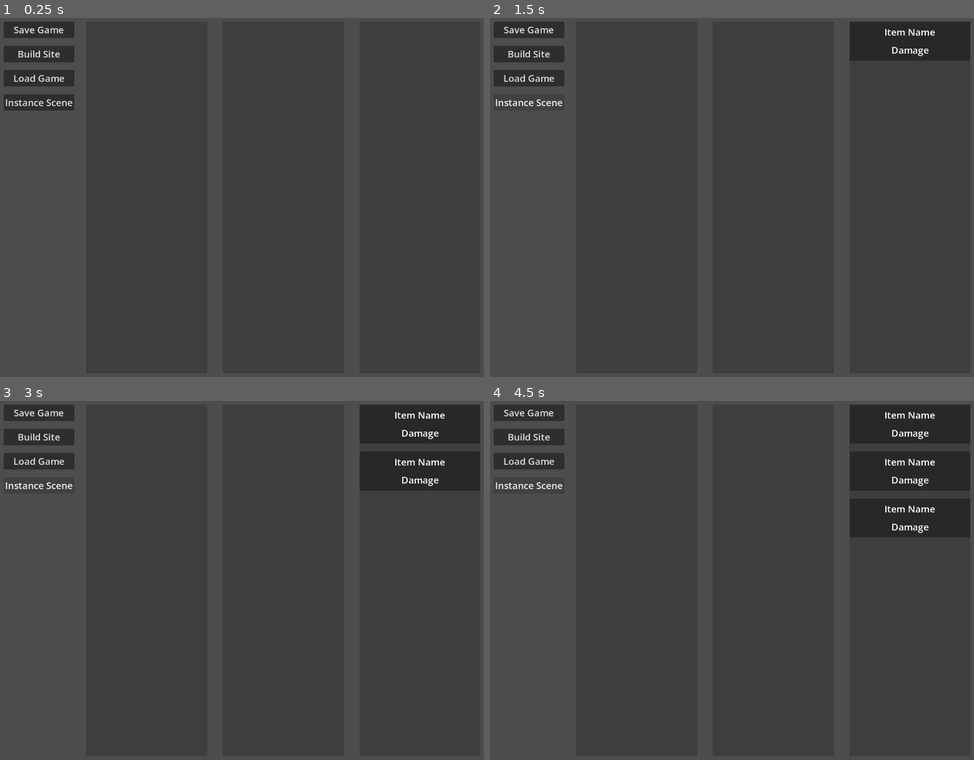
Above: before the commit, frames 1-4 (two rows, left to right).
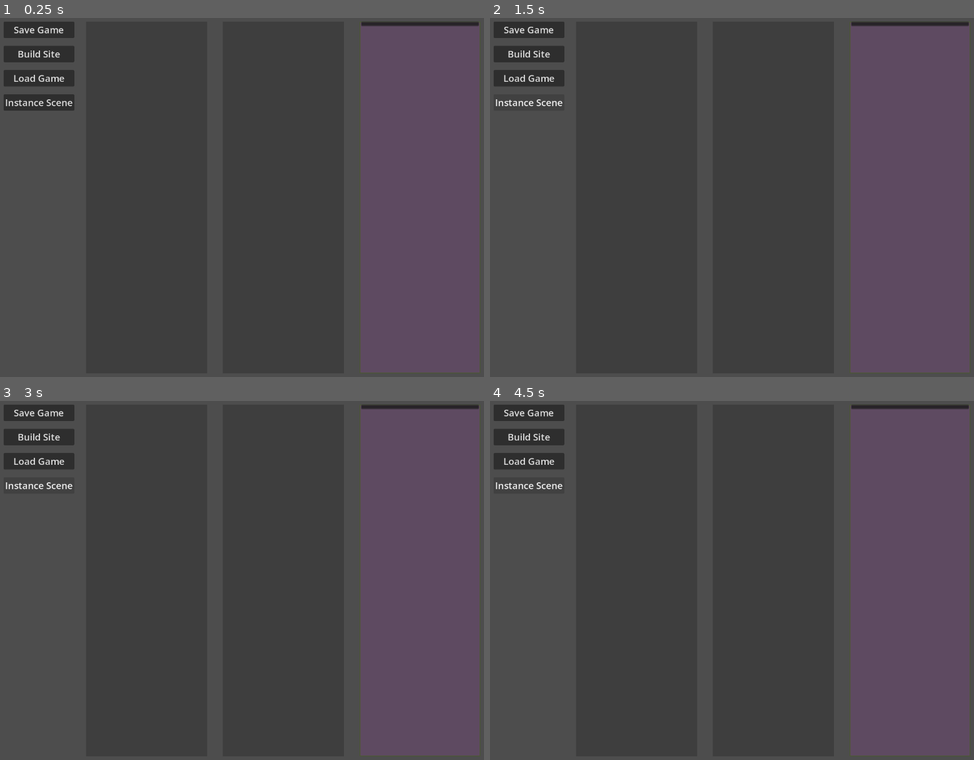
Above: after the commit, the same moments.

Repository: RavenInRain/Metro-Fomalhaut
Game: Godot game, scene res://World/Base_Scene.tscn
The game is run twice, just before and just after one commit, with the same random seed, the same clock (stepped at 60 frames per second) and the same inputs.
Inputs:
- Up to frame 1 (0.25 s): no input
- Up to frame 2 (1.5 s): click "Build Site" at 0.5 s; click "Instance Scene" at 1.25 s
- Up to frame 3 (3 s): click "Build Site" at 2 s; click "Instance Scene" at 2.75 s
- Up to frame 4 (4.5 s): click "Build Site" at 3.5 s; click "Instance Scene" at 4.25 s

The runs differ from the first frame. In frame 1, 24% of the frame differs, in the area x 74-100%, y 1-99%; in frame 2, 24%; in frame 3, 24%; in frame 4, 24%.
Error before the commit: Invalid assignment of property or key 'origin_path' with value of type 'String' on a base object of type 'RefCounted (SocketRuntime)'. (res://Game/Authoring/Au…

Commit message:
Continuing work on Visuals

Diff:
--- a/Game/Authoring/AuthoredContentBuilder.gd
+++ b/Game/Authoring/AuthoredContentBuilder.gd
@@ -50,17 +50,59 @@
 
 #-# SOCKETS
 
-static func build_socket(
-	socket_def: SocketDefinition,
-	origin_path: String
-) -> SocketRuntime:
-
+static func build_socket(socket_def: SocketDefinition, origin_path: String) -> SocketRuntime:
 	var socket := SocketRuntime.new()
 	socket.socket_key = socket_def.socket_key
 	socket.definition = socket_def
-	socket.origin_path = origin_path
+	socket.location_path = origin_path
 
-	build_item_entries_for_socket(socket, socket_def.item_entries)
+	for item_schema in socket_def.item_entries:
+		if item_schema == null:
+			push_error("Null ItemSocketschema at %s" % origin_path)
+			continue
+
+		if item_schema.schema_id == &"":
+			push_error("ItemSocketschema has empty schema_id at %s" % origin_path)
+			continue
+
+		if item_schema.item_key == &"":
+			push_error("ItemSocketschema has empty item_key at %s/%s" % [
+				origin_path,
+				item_schema.schema_id
+			])
+			continue
+
+		if item_schema.initial_state == null:
+			push_error("ItemSocketschema has no initial_state at %s/%s" % [
+				origin_path,
+				item_schema.schema_id
+			])
+			continue
+
+		var item_path := "%s/%s" % [
+			origin_path,
+			item_schema.schema_id
+		]
+
+		var item := ItemFactory.create_item_from_authored_schema(
+			item_schema.item_key,
+			item_schema.initial_state,
+			item_path
+		)
+
+		if item == null:
+			continue
+
+		# Only insert here if the item currently belongs in this socket.
+		# This prevents moved items from reappearing at their authored origin.
+		if item.save_state.current_location_path == socket.location_path:
+			var inserted := socket.insert_item(item)
+
+			if not inserted:
+				push_warning("Could not insert item %s into socket %s. Capacity may be full." % [
+					item.save_state.instance_id,
+					socket.location_path
+				])
 
 	return socket
 
--- a/Game/Authoring/AuthoredEntry.gd
+++ /dev/null
@@ -1,4 +0,0 @@
-extends Resource
-class_name AuthoredSchema
-
-@export var schema_id: String = ""
--- /dev/null
+++ b/Game/Containers/Visuals/ContainerView.gd
@@ -0,0 +1,17 @@
+extends Control
+class_name ContainerView
+
+@export var socket_view_scene: PackedScene
+@onready var socket_holder: Control = %SocketHolder
+
+var container: ContainerRuntime
+
+func bind(new_container: ContainerRuntime) -> void:
+	container = new_container
+
+	for socket_id in container.sockets:
+		var socket := container.sockets[socket_id]
+
+		var socket_view := socket_view_scene.instantiate()
+		socket_holder.add_child(socket_view)
+		socket_view.bind(socket)
--- /dev/null
+++ b/Game/Containers/Visuals/ContainerViewScene.tscn
@@ -0,0 +1,39 @@
+[gd_scene format=3 uid="uid://bnki7kg01obyk"]
+
+[ext_resource type="Script" uid="uid://dxskwyg4sdwxx" path="res://Game/Containers/Visuals/ContainerView.gd" id="1_mdtsv"]
+[ext_resource type="PackedScene" uid="uid://vdhona6bp121" path="res://Game/Sockets/Visuals/SocketViewScene.tscn" id="2_1fpef"]
+
+[sub_resource type="StyleBoxFlat" id="StyleBoxFlat_hfjs4"]
+bg_color = Color(0.3678931, 0.29092583, 0.3812727, 1)
+
+[node name="ContainerViewScene" type="Control" unique_id=1394685034]
+layout_mode = 3
+anchors_preset = 15
+anchor_right = 1.0
+anchor_bottom = 1.0
+grow_horizontal = 2
+grow_vertical = 2
+size_flags_horizontal = 3
+size_flags_vertical = 3
+script = ExtResource("1_mdtsv")
+socket_view_scene = ExtResource("2_1fpef")
+
+[node name="PanelContainer" type="PanelContainer" parent="." unique_id=2062463841]
+layout_mode = 1
+anchors_preset = 15
+anchor_right = 1.0
+anchor_bottom = 1.0
+grow_horizontal = 2
+grow_vertical = 2
+theme_override_styles/panel = SubResource("StyleBoxFlat_hfjs4")
+
+[node name="MarginContainer" type="MarginContainer" parent="PanelContainer" unique_id=105165146]
+layout_mode = 2
+theme_override_constants/margin_left = 2
+theme_override_constants/margin_top = 2
+theme_override_constants/margin_right = 2
+theme_override_constants/margin_bottom = 2
+
+[node name="SocketHolder" type="VBoxContainer" parent="PanelContainer/MarginContainer" unique_id=1044178685]
+unique_name_in_owner = true
+layout_mode = 2
--- /dev/null
+++ b/Game/Items/Definitions/Spear.tres
@@ -0,0 +1,10 @@
+[gd_resource type="Resource" script_class="ItemDefinition" format=3 uid="uid://40hkymfa2ixx"]
+
+[ext_resource type="Script" uid="uid://0mf6ey5qhaft" path="res://Game/Items/Definitions/ItemDefinition.gd" id="1_bmm76"]
+
+[resource]
+script = ExtResource("1_bmm76")
+item_key = &"spear"
+display_name = "Spear"
+damage = 8
+metadata/_custom_type_script = "uid://0mf6ey5qhaft"
--- a/Game/Items/Runtime/ItemTransferService.gd
+++ b/Game/Items/Runtime/ItemTransferService.gd
@@ -1,2 +1,23 @@
 extends RefCounted
 class_name ItemTransferService
+
+static func transfer_item(
+	item: ItemRuntime,
+	from_socket: SocketRuntime,
+	to_socket: SocketRuntime,
+	to_index: int = -1
+) -> bool:
+	if item == null:
+		return false
+
+	if not to_socket.can_accept_item(item):
+		return false
+
+	if not from_socket.remove_item(item):
+		return false
+
+	if not to_socket.insert_item(item, to_index):
+		from_socket.insert_item(item) # rollback
+		return false
+
+	return true
--- a/Game/Items/Visuals/ItemCard.tscn
+++ b/Game/Items/Visuals/ItemCard.tscn
@@ -28,7 +28,7 @@
 layout_mode = 2
 theme_override_constants/separation = 12
 
-[node name="ItemName" type="Label" parent="PanelContainer/MarginContainer/VBoxContainer" unique_id=974301035]
+[node name="ItemLabel" type="Label" parent="PanelContainer/MarginContainer/VBoxContainer" unique_id=974301035]
 unique_name_in_owner = true
 layout_mode = 2
 size_flags_vertical = 2
@@ -36,11 +36,10 @@
 text = "Item Name"
 horizontal_alignment = 1
 
-[node name="DamageLabel" type="Label" parent="PanelContainer/MarginContainer/VBoxContainer" unique_id=1760274335]
+[node name="DamageLabel" type="Label" parent="PanelContainer/MarginContainer/VBoxContainer" unique_id=895840226]
 unique_name_in_owner = true
 layout_mode = 2
-size_flags_vertical = 10
+size_flags_vertical = 2
 theme_override_font_sizes/font_size = 24
 text = "Damage"
 horizontal_alignment = 1
-vertical_alignment = 2
--- a/Game/Items/Visuals/ItemCardCore.gd
+++ /dev/null
@@ -1,24 +0,0 @@
-extends Control
-class_name ItemCardCore
-
-# TODO: Consider creating the item card visuals via RENDERING SERVER.
-# The idea is that I would make the layout inside a scene with Nodes,
-#  and when I am satisfied, I would strip it to the RenderingServer method.
-var rid = RenderingServer.canvas_item_create()
-var item: ItemRuntime
-
-@onready var name_label: Label = %ItemName
-@onready var damage_label: Label = %DamageLabel
-
-func setup(runtime_item: ItemRuntime) -> void:
-	item = runtime_item
-	refresh()
-
-func refresh() -> void:
-	if item == null:
-		name_label.text = "Empty"
-		damage_label.text = ""
-		return
-
-	name_label.text = item.display_name()
-	damage_label.text = "Damage: %d" % item.damage()
--- a/Game/Items/Visuals/ItemView.gd
+++ b/Game/Items/Visuals/ItemView.gd
@@ -5,20 +5,17 @@
 # The idea is that I would make the layout inside a scene with Nodes,
 #  and when I am satisfied, I would strip it to the RenderingServer method.
 #var rid = RenderingServer.canvas_item_create()
+
+@onready var name_label: Label = %NameLabel
+@onready var damage_label: Label = %DamageLabel
+
 var item: ItemRuntime
 
-@onready var name_label: Label = %ItemName
-@onready var damage_label: Label = %DamageLabel
-
-func setup(runtime_item: ItemRuntime) -> void:
-	item = runtime_item
+func bind(new_item: ItemRuntime) -> void:
+	item = new_item
 	refresh()
 
 func refresh() -> void:
-	if item == null:
-		name_label.text = "Empty"
-		damage_label.text = ""
-		return
-
-	name_label.text = item.display_name()
-	damage_label.text = "Damage: %d" % item.damage()
+	name_label.text = item.definition.display_name
+	damage_label.text = str(item.total_damage())
+	print("bound name ", name_label, " to ", item.definition.display_name)
--- /dev/null
+++ b/Game/Sites/Visuals/SiteView.gd
@@ -0,0 +1,20 @@
+extends Control
+class_name SiteView
+
+@export var container_view_scene: PackedScene
+@onready var container_holder: Control = %ContainerHolder
+
+var site: SiteRuntime
+
+func bind(new_site: SiteRuntime) -> void:
+	site = new_site
+	_clear()
+
+	for container in site.containers.values():
+		var container_view := container_view_scene.instantiate()
+		container_holder.add_child(container_view)
+		container_view.bind(container)
+
+func _clear() -> void:
+	for child in container_holder.get_children():
+		child.queue_free()
--- /dev/null
+++ b/Game/Sites/Visuals/SiteViewScene.tscn
@@ -0,0 +1,39 @@
+[gd_scene format=3 uid="uid://vvtv8vgvdlf8"]
+
+[ext_resource type="Script" uid="uid://1cdhmvv1ltud" path="res://Game/Sites/Visuals/SiteView.gd" id="1_xdiaq"]
+[ext_resource type="PackedScene" uid="uid://bnki7kg01obyk" path="res://Game/Containers/Visuals/ContainerViewScene.tscn" id="2_ou1c8"]
+
+[sub_resource type="StyleBoxFlat" id="StyleBoxFlat_hfjs4"]
+bg_color = Color(0.294287, 0.34456626, 0.19422492, 1)
+
+[node name="SiteViewScene" type="Control" unique_id=1394685034]
+layout_mode = 3
+anchors_preset = 15
+anchor_right = 1.0
+anchor_bottom = 1.0
+grow_horizontal = 2
+grow_vertical = 2
+script = ExtResource("1_xdiaq")
+container_view_scene = ExtResource("2_ou1c8")
+metadata/_edit_use_anchors_ = true
+
+[node name="PanelContainer" type="PanelContainer" parent="." unique_id=2062463841]
+layout_mode = 1
+anchors_preset = 15
+anchor_right = 1.0
+anchor_bottom = 1.0
+grow_horizontal = 2
+grow_vertical = 2
+theme_override_styles/panel = SubResource("StyleBoxFlat_hfjs4")
+metadata/_edit_use_anchors_ = true
+
+[node name="MarginContainer" type="MarginContainer" parent="PanelContainer" unique_id=105165146]
+layout_mode = 2
+theme_override_constants/margin_left = 2
+theme_override_constants/margin_top = 2
+theme_override_constants/margin_right = 2
+theme_override_constants/margin_bottom = 2
+
+[node name="ContainerHolder" type="VBoxContainer" parent="PanelContainer/MarginContainer" unique_id=1044178685]
+unique_name_in_owner = true
+layout_mode = 2
--- /dev/null
+++ b/Game/Sockets/Visuals/SocketView.gd
@@ -0,0 +1,35 @@
+extends Control
+
+@export var item_view_scene: PackedScene
+
+var socket: SocketRuntime
+var item_view: ItemView
+
+@onready var item_holder: Control = %ItemHolder
+
+func bind(new_socket: SocketRuntime) -> void:
+	socket = new_socket
+
+	socket.item_added.connect(_on_items_changed)
+	socket.item_removed.connect(_on_items_changed)
+	socket.items_reordered.connect(_on_items_reordered)
+
+	_refresh()
+
+func _on_items_changed(_socket: SocketRuntime, _item: ItemRuntime, _index: int) -> void:
+	_refresh()
+
+func _on_items_reordered(_socket: SocketRuntime) -> void:
+	_refresh()
+
+func _refresh() -> void:
+	for child in item_holder.get_children():
+		child.queue_free()
+
+	for item in socket.items:
+		var view : ItemView = item_view_scene.instantiate()
+		item_holder.add_child(view)
+		view.bind(item)
+
+func _on_item_changed(_socket: SocketRuntime, _item: ItemRuntime) -> void:
+	_refresh()
--- /dev/null
+++ b/Game/Sockets/Visuals/SocketViewScene.tscn
@@ -0,0 +1,37 @@
+[gd_scene format=3 uid="uid://vdhona6bp121"]
+
+[ext_resource type="Script" uid="uid://bkik4yp28uluv" path="res://Game/Sockets/Visuals/SocketView.gd" id="1_cno8m"]
+[ext_resource type="PackedScene" uid="uid://dpq88vdw6bnv" path="res://Game/Items/Visuals/ItemCard.tscn" id="2_btogy"]
+
+[node name="SocketViewScene" type="Control" unique_id=371079468]
+layout_mode = 3
+anchors_preset = 15
+anchor_right = 1.0
+anchor_bottom = 1.0
+grow_horizontal = 2
+grow_vertical = 2
+script = ExtResource("1_cno8m")
+item_view_scene = ExtResource("2_btogy")
+metadata/_edit_use_anchors_ = true
+
+[node name="PanelContainer" type="PanelContainer" parent="." unique_id=611222658]
+layout_mode = 1
+anchors_preset = 15
+anchor_right = 1.0
+anchor_bottom = 1.0
+grow_horizontal = 2
+grow_vertical = 2
+
+[node name="MarginContainer" type="MarginContainer" parent="PanelContainer" unique_id=1007802015]
+layout_mode = 2
+theme_override_constants/margin_left = 4
+theme_override_constants/margin_top = 4
+theme_override_constants/margin_right = 4
+theme_override_constants/margin_bottom = 4
+
+[node name="PanelContainer" type="PanelContainer" parent="PanelContainer/MarginContainer" unique_id=938913375]
+layout_mode = 2
+
+[node name="ItemHolder" type="VBoxContainer" parent="PanelContainer/MarginContainer/PanelContainer" unique_id=1169233628]
+unique_name_in_owner = true
+layout_mode = 2
--- a/World/Base_Scene.tscn
+++ b/World/Base_Scene.tscn
@@ -1,29 +1,15 @@
 [gd_scene format=3 uid="uid://cs111c7sf0l52"]
 
 [ext_resource type="Script" uid="uid://csbobtii4n2wn" path="res://World/World.gd" id="1_eajxy"]
+[ext_resource type="PackedScene" uid="uid://vvtv8vgvdlf8" path="res://Game/Sites/Visuals/SiteViewScene.tscn" id="2_2c32k"]
 [ext_resource type="Script" uid="uid://6s2j1mjyo82l" path="res://Game/UI/UI_Manager.gd" id="2_14dmw"]
-[ext_resource type="PackedScene" uid="uid://dpq88vdw6bnv" path="res://Game/Items/Visuals/ItemCard.tscn" id="4_2c32k"]
-
-[sub_resource type="GDScript" id="GDScript_14dmw"]
-script/source = "extends Control
-class_name InstanceTest
-
-@onready var ui: UIManager = %UI
-@export var item_view_scene: PackedScene
-
-func _ready() -> void:
-	ui.instance_requested.connect(instance_scene)
-
-func instance_scene() -> void:
-	var instanced = item_view_scene.instantiate()
-	%Spot_1.add_child(instanced)
-"
 
 [sub_resource type="StyleBoxFlat" id="StyleBoxFlat_eajxy"]
 bg_color = Color(0.24146843, 0.24146813, 0.24146819, 1)
 
 [node name="World" type="Node2D" unique_id=1964457153]
 script = ExtResource("1_eajxy")
+site_view_scene = ExtResource("2_2c32k")
 
 [node name="UI" type="CanvasLayer" parent="." unique_id=1505391724]
 unique_name_in_owner = true
@@ -80,8 +66,6 @@
 size_flags_horizontal = 3
 theme_override_constants/h_separation = 40
 columns = 3
-script = SubResource("GDScript_14dmw")
-item_view_scene = ExtResource("4_2c32k")
 
 [node name="Spot_3" type="PanelContainer" parent="UI/Containers/HBoxContainer/ContainerBody" unique_id=1319568341]
 unique_name_in_owner = true
@@ -98,16 +82,12 @@
 theme_override_styles/panel = SubResource("StyleBoxFlat_eajxy")
 
 [node name="C_Spot_1" type="PanelContainer" parent="UI/Containers/HBoxContainer/ContainerBody" unique_id=647177685]
+unique_name_in_owner = true
 layout_mode = 2
 size_flags_horizontal = 3
 size_flags_vertical = 3
 theme_override_styles/panel = SubResource("StyleBoxFlat_eajxy")
 
-[node name="Spot_1" type="VBoxContainer" parent="UI/Containers/HBoxContainer/ContainerBody/C_Spot_1" unique_id=434318173]
-unique_name_in_owner = true
-layout_mode = 2
-theme_override_constants/separation = 20
-
 [connection signal="pressed" from="UI/Containers/HBoxContainer/DEBUG/SaveGame" to="UI" method="_on_save_game"]
 [connection signal="pressed" from="UI/Containers/HBoxContainer/DEBUG/BuildSite_1" to="UI" method="_on_build_site"]
 [connection signal="pressed" from="UI/Containers/HBoxContainer/DEBUG/LoadGame" to="UI" method="_on_load_game"]
--- a/World/World.gd
+++ b/World/World.gd
@@ -1,13 +1,35 @@
 extends Node2D
 
 @onready var ui: UIManager = %UI
+@export var site_view_scene: PackedScene
+@onready var bodyview : Control =  %C_Spot_1
+
+var loaded_sites: Array[SiteRuntime] = []
 
 func _ready() -> void:
-	ui.build_site_requested.connect(build_site)
+	start_game()
+
+func start_game() -> void:
 	SaveLoadManager.load_game()
 
-func build_site() -> void:
-	var site_def: SiteDefinition = load("uid://br4iab62rnsso") as SiteDefinition
-	var site_runtime: SiteRuntime = AuthoredContentBuilder.build_site(site_def)
+	load_site("uid://br4iab62rnsso")
 
-	ContentDebug.debug_print_site(site_runtime)
+func load_site(site_uid: String) -> void:
+	var site_def := load(site_uid) as SiteDefinition
+
+	if site_def == null:
+		push_error("Failed to load SiteDefinition: %s" % site_uid)
+		return
+
+	var site_runtime := AuthoredContentBuilder.build_site(site_def)
+
+	loaded_sites.append(site_runtime)
+
+	create_site_view(site_runtime)
+
+func create_site_view(site_runtime: SiteRuntime) -> void:
+	var site_view := site_view_scene.instantiate()
+
+	bodyview.add_child(site_view)
+
+	site_view.bind(site_runtime)
Not shown, removed: Game/Authoring/AuthoredEntry.gd.uid
Not shown, added: Game/Containers/Visuals/ContainerView.gd.uid
Not shown, removed: Game/Items/Visuals/ItemCardCore.gd.uid
Not shown, added: Game/Sites/Visuals/SiteView.gd.uid
Not shown, added: Game/Sockets/Visuals/SocketView.gd.uid
